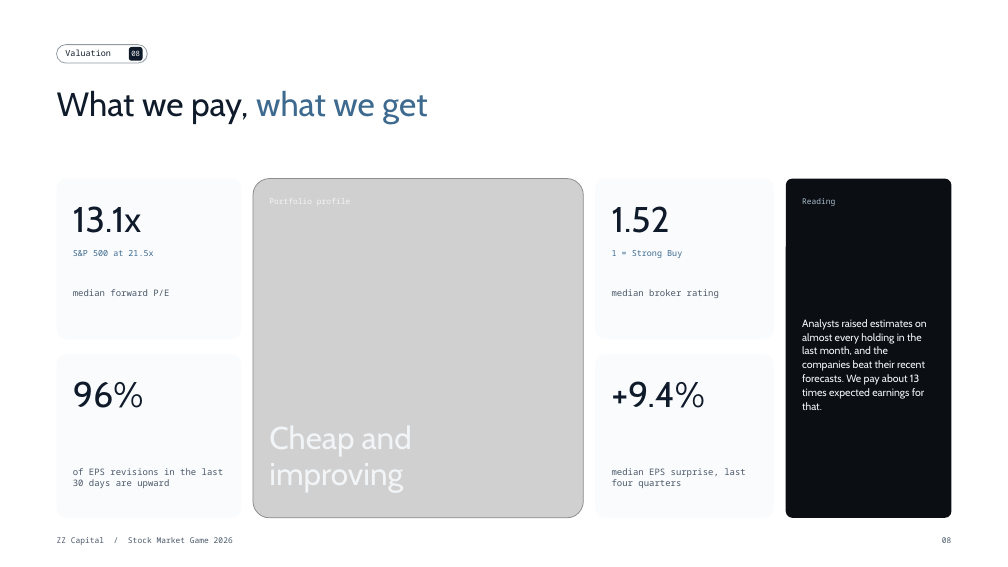
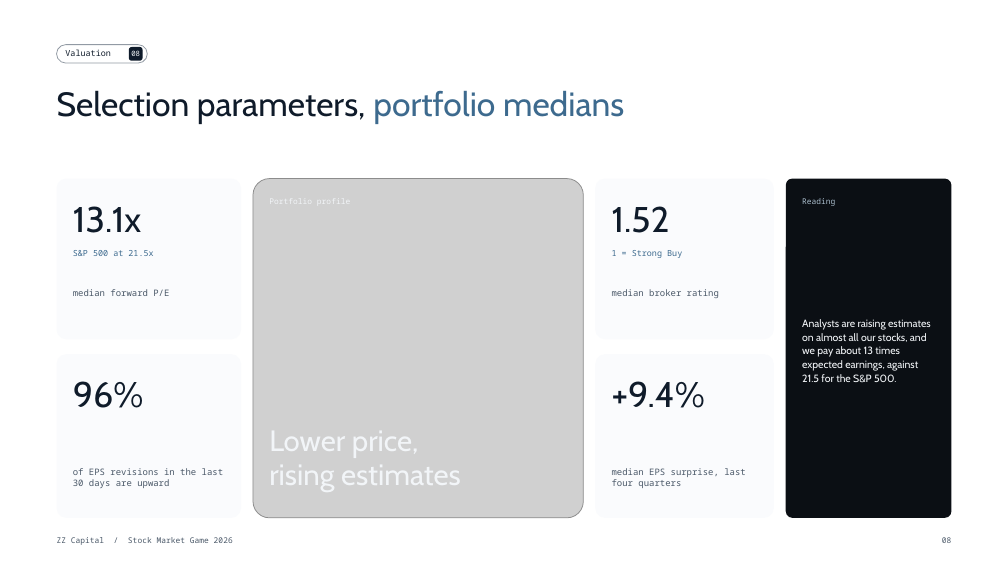
Before and after one commit to cristianozonta220405-afk/Uni, a slide deck: slide 8 of SMG/out/presentazione_strategia.pptx. Drawn at 1008x567 pixels with LibreOffice and Linux fonts; fonts in the diff are those of the drawing; grey boxes stand for pictures; background and template pictures are left out. Boxes give left, top, right and bottom in pixels: in the first picture for what was removed or moved away, otherwise in the second. Text is boxed around its words. In the diff, an @@ line names an element or a change of style, - is before the commit and + after.

```diff
--- a/SMG/out/presentazione_strategia.pptx
+++ b/SMG/out/presentazione_strategia.pptx
@@ text at bbox=[57, 90, 624, 124]: text changed @@
-What we pay, what we get
+Selection parameters, portfolio medians
@@ text at bbox=[802, 319, 931, 382]: text changed @@
-Analysts raised estimates on almost every holding in the last month, and the companies beat their recent forecasts. We pay about 13 times expected earnings for that.
+Analysts are raising estimates on almost all our stocks, and we pay about 13 times expected earnings, against 21.5 for the S&P 500.
@@ text at bbox=[269, 424, 461, 493]: text changed; size 30 to 28 pt @@
-Cheap and
-improving
+Lower price,
+rising estimates
```
Also in this commit, not shown: 5 other slides changed, 1 slide added, 1 slide removed, 6 other files.
